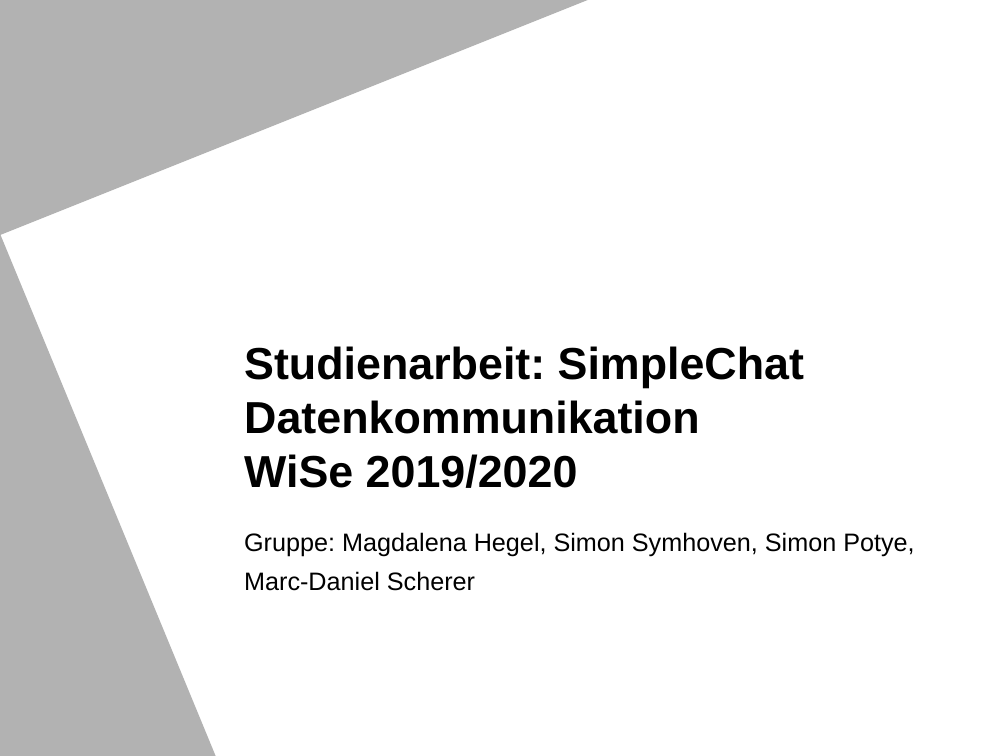
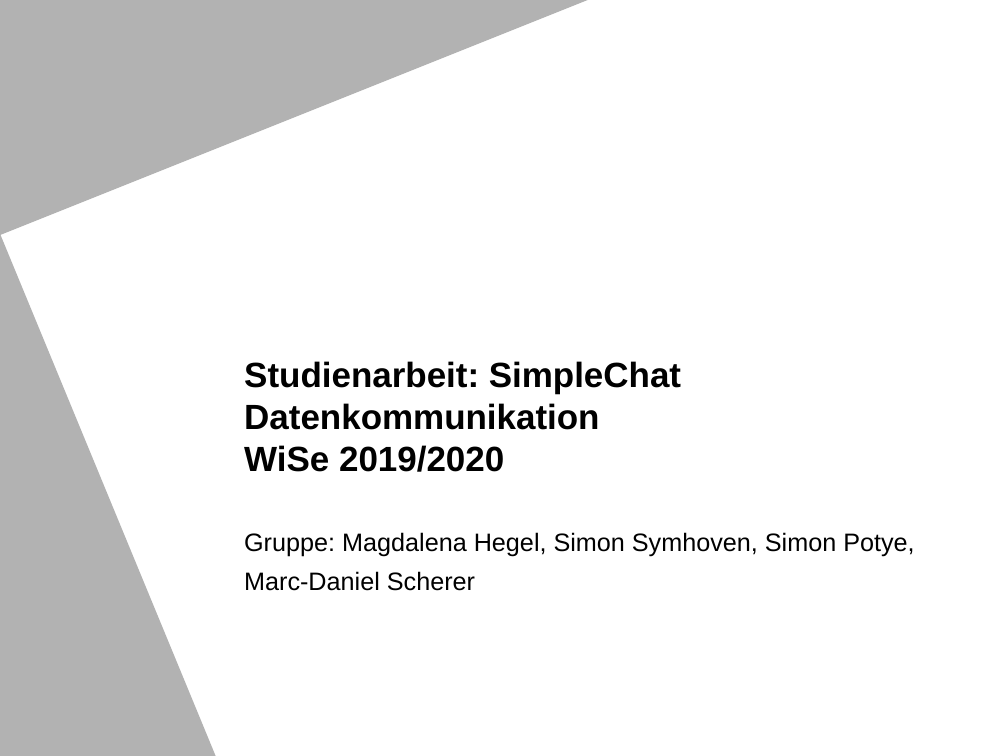
Before and after one commit to simonsymhoven/Datenkommunikation, a slide deck: slide 1 of Aufgabe 1/powerpointpraesentation.ppt. Drawn at 1008x756 pixels with LibreOffice and Linux fonts; fonts in the diff are those of the drawing; background and template pictures are left out. Boxes give left, top, right and bottom in pixels: in the first picture for what was removed or moved away, otherwise in the second. Text is boxed around its words. In the diff, an @@ line names an element or a change of style, - is before the commit and + after.

```diff
--- a/Aufgabe 1/powerpointpraesentation.ppt
+++ b/Aufgabe 1/powerpointpraesentation.ppt
@@ title "Studienarbeit: SimpleChat Datenkommunikation WiSe 2019/2020" at <box>244,361,681,472</box>: size 32 to 25 pt @@
```
Also in this commit, not shown: 5 other slides changed, 24 slides added, 1 other file.
